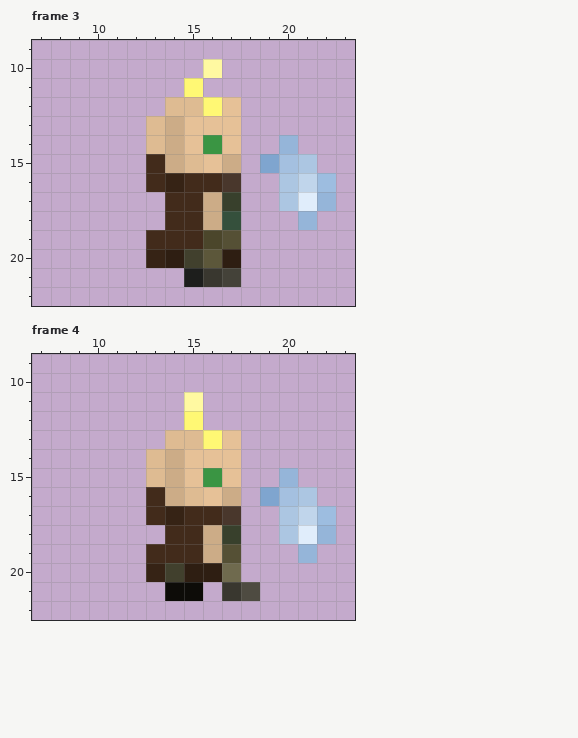
Pixel-art file: Player/Player.ase. The first picture shows the starting point.
32x32 pixels, 59 frames. Colours within 5 levels of each other are drawn and written as one. Shown: frame 3: x 7..23, y 9..22; frame 4: x 7..23, y 9..22. The commit also changed other frames, which this record leaves out.
The result:
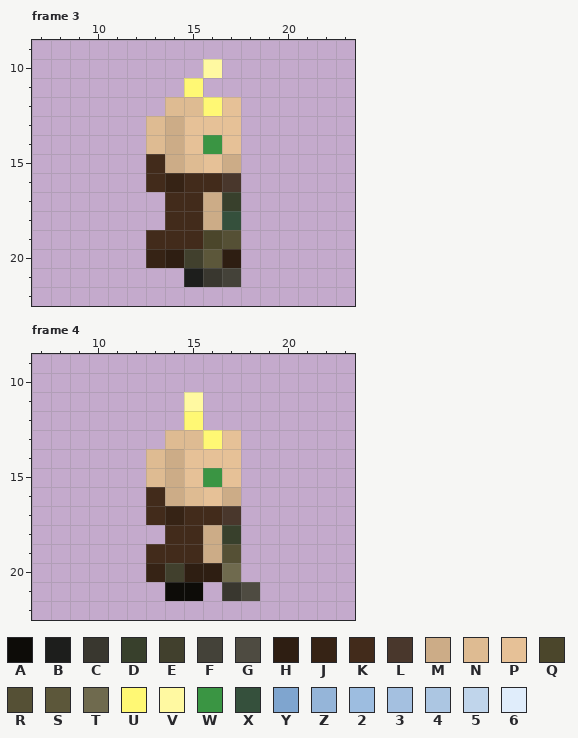
Palette (. is transparent): A #0d0c08  B #1d1e1c  C #39372f  D #38402c  E #41402d  F #444239  G #4e4b41  H #2e1e12  J #362315  K #422b1b  L #49372c  M #ccac87  N #debb92  P #e6c197  Q #4b462b  R #555035  S #5c573a  T #6f6a4e  U #fff874  V #fff9a1  W #3a9543  X #35503c  Y #7fa5cf  Z #95b5d9  2 #9dbde0  3 #a4c0e0  4 #acc6e2  5 #c0d5eb  6 #e0edfb
The edit:
Frame 3, layer "Baby":
The author cleared colour 2 in row 16 at x 22.
The author cleared colour 3 in row 15 at x 20.
The author cleared colour 4 in row 15 at x 21; in rows 16 to 17 at x 20.
The author cleared colour 5 in row 16 at x 21.
The author cleared colour 6 in row 17 at x 21.
The author cleared colour Y in row 15 at x 19.
The author cleared colour Z in row 14 at x 20; in row 17 at x 22; in row 18 at x 21.
Frame 4, layer "Baby":
The author cleared colour 2 in row 17 at x 22.
The author cleared colour 3 in row 16 at x 20.
The author cleared colour 4 in row 16 at x 21; in rows 17 to 18 at x 20.
The author cleared colour 5 in row 17 at x 21.
The author cleared colour 6 in row 18 at x 21.
The author cleared colour Y in row 16 at x 19.
The author cleared colour Z in row 15 at x 20; in row 18 at x 22; in row 19 at x 21.
Where, in picture pixels (left, top, right, bottom), the same in both pictures:
erased: (260, 135, 336, 230)
erased: (260, 468, 336, 563)
